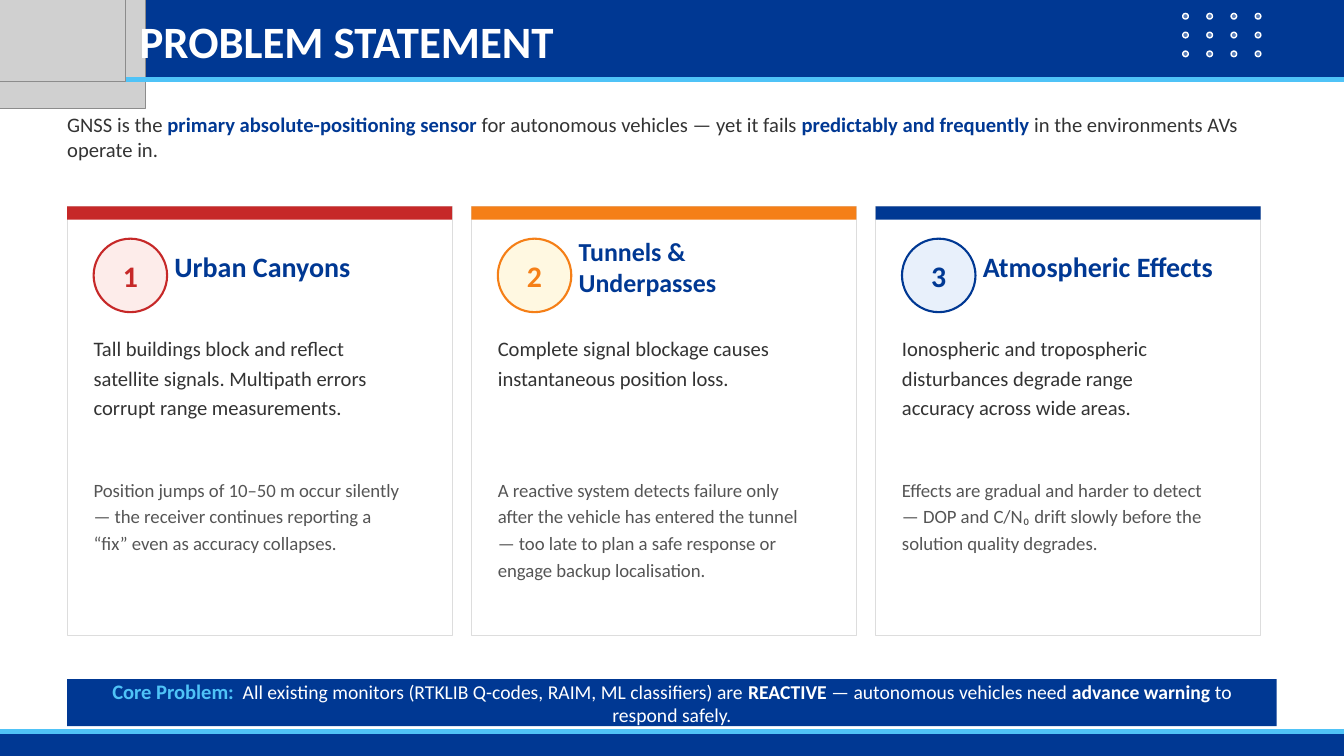
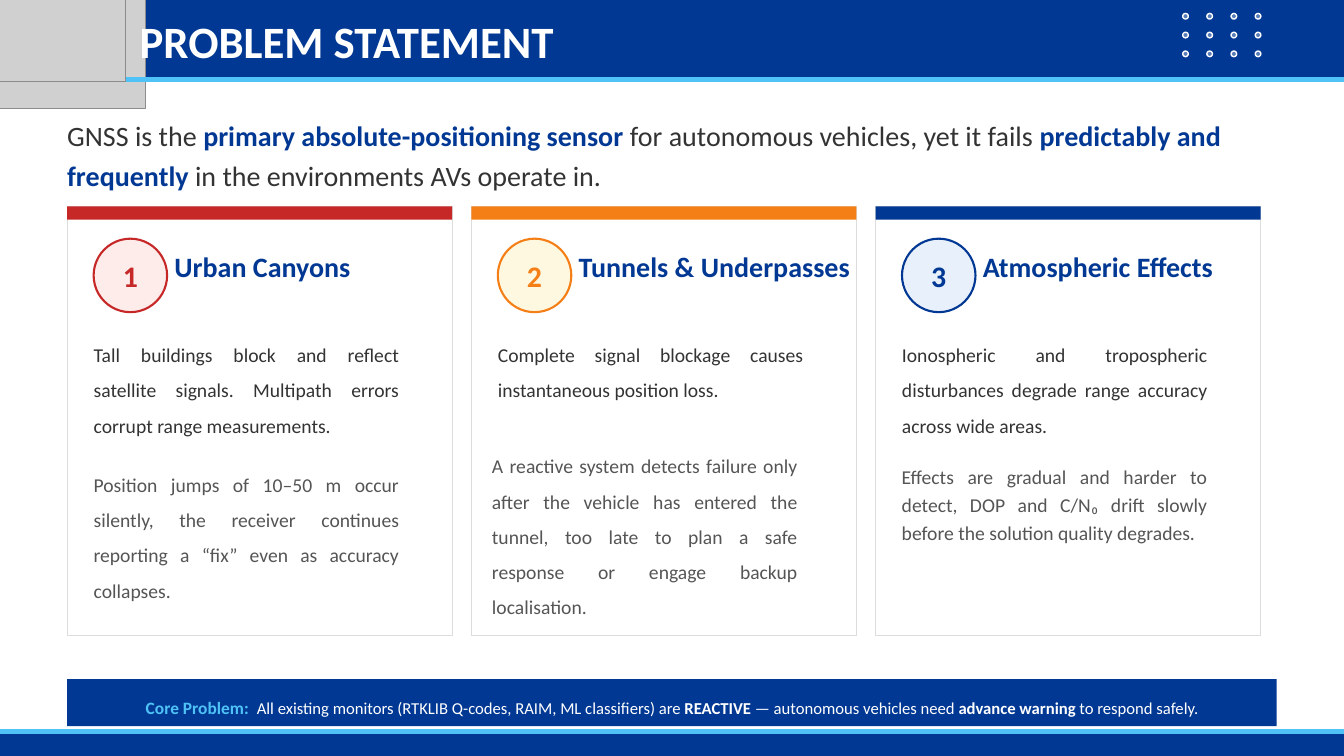
Before and after one commit to Jorshuare/AI-Based-Prediction-for-GNSS-Signal-Degradation, a slide deck: slide 3 of docs/SENTINEL_GNSS_Presentation_V5.pptx. Drawn at 1344x756 pixels with LibreOffice and Linux fonts; fonts in the diff are those of the drawing; grey boxes stand for pictures; background and template pictures are left out. Boxes give left, top, right and bottom in pixels: in the first picture for what was removed or moved away, otherwise in the second. Text is boxed around its words. In the diff, an @@ line names an element or a change of style, - is before the commit and + after.

Commit message:
Update SENTINEL-GNSS and proposal presentation slides

```diff
--- a/docs/SENTINEL_GNSS_Presentation_V5.pptx
+++ b/docs/SENTINEL_GNSS_Presentation_V5.pptx
@@ text at [67,126,1221,191]: text changed; size 14.7 to 20 pt @@
-GNSS is the primary absolute-positioning sensor for autonomous vehicles — yet it fails predictably and frequently in the environments AVs operate in.
+GNSS is the primary absolute-positioning sensor for autonomous vehicles, yet it fails predictably and frequently in the environments AVs operate in.
@@ text "Tunnels & Underpasses" at [579,257,850,282]: size 18.5 to 20 pt @@
@@ size 14.7 to 14 pt; alignment left to justified; line spacing 1.2 to 1.5 in 3 elements at [94,348,399,437], [902,348,1207,433], [498,348,803,400] @@
@@ text at [492,459,798,614]: text changed; size 13.3 to 14 pt @@
-A reactive system detects failure only after the vehicle has entered the tunnel — too late to plan a safe response or engage backup localisation.
+A reactive system detects failure only after the vehicle has entered the tunnel, too late to plan a safe response or engage backup localisation.
@@ text at [902,470,1207,544]: text changed; size 13.3 to 14 pt @@
-Effects are gradual and harder to detect — DOP and C/N₀ drift slowly before the solution quality degrades.
+Effects are gradual and harder to detect, DOP and C/N₀ drift slowly before the solution quality degrades.
@@ text at [94,513,399,601]: text changed; size 13.3 to 14 pt @@
-Position jumps of 10–50 m occur silently — the receiver continues reporting a “fix” even as accuracy collapses.
+Position jumps of 10–50 m occur silently, the receiver continues reporting a “fix” even as accuracy collapses.
@@ text "Core Problem: All existing monitors ..." at [146,702,1198,717]: size 14.7 to 12.5 pt in "Core Problem:"; size 14 to 11.9 pt; line spacing 1 to 1.5 @@
```
Also in this commit, not shown: 1 other file.
